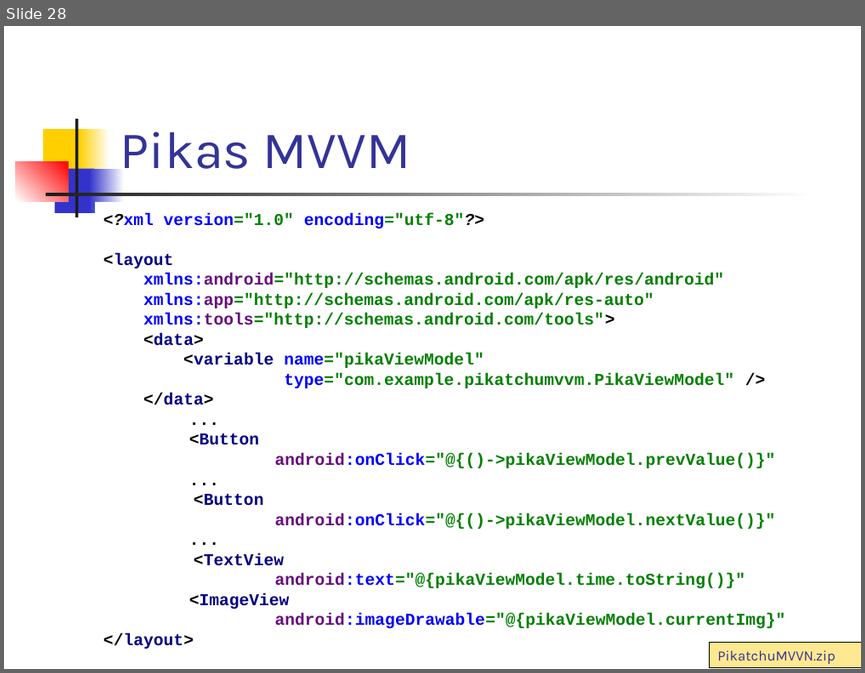
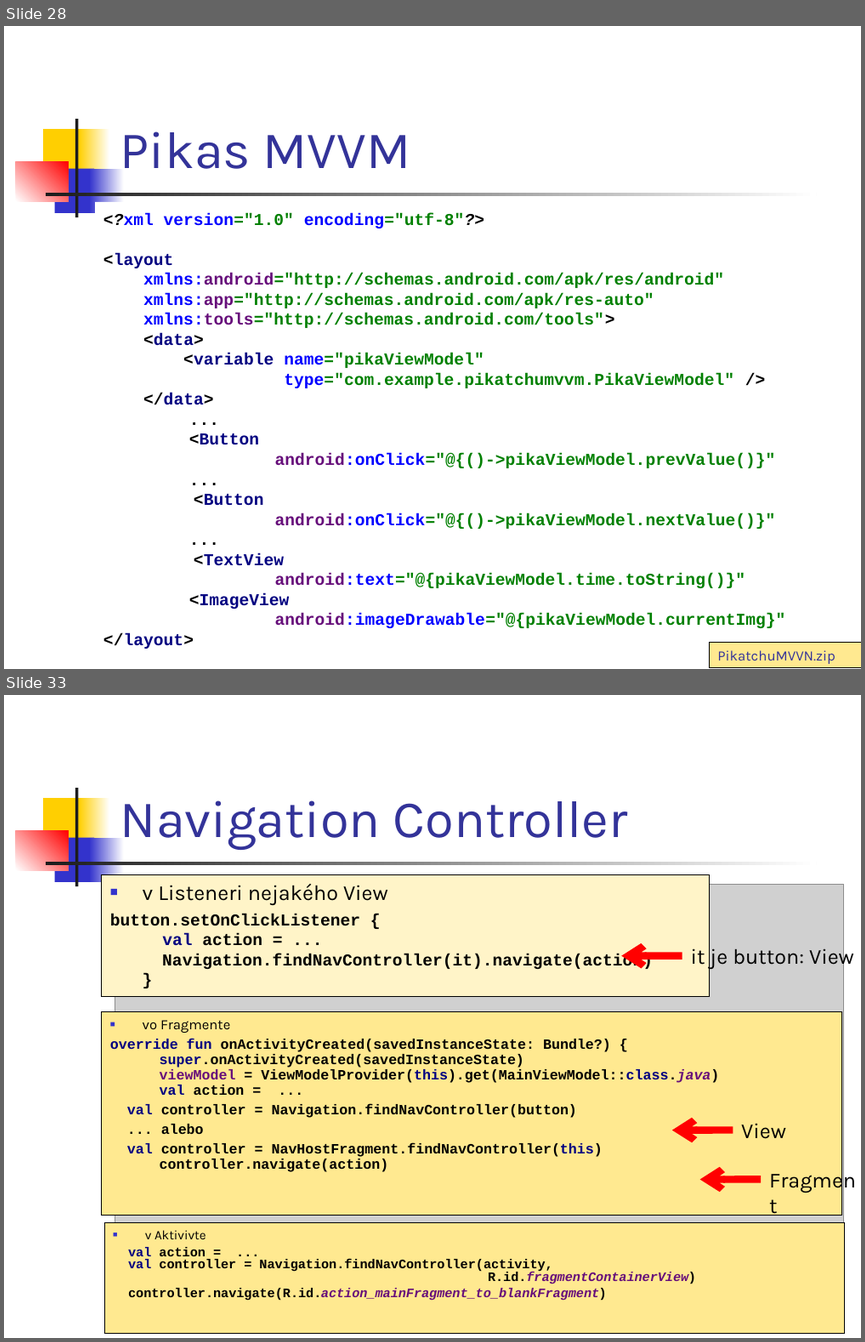
Before and after one commit to vmandro/Prednasky, a slide deck: 07/07_Android.ppt. Shown one above the other, each under a label of ours: slide 28 before the commit, slides 28 and 33 after it; the slides between them are not shown. The pictures are 865x673 and 865x1342 pixels, drawn with LibreOffice and Linux fonts; fonts in the diff are those of the drawing; grey boxes stand for pictures. Boxes give left, top, right and bottom in pixels: in the first picture for what was removed or moved away, otherwise in the second. Text is boxed around its words. In the diff, an @@ line names an element or a change of style, - is before the commit and + after.

```diff
--- a/07/07_Android.ppt
+++ b/07/07_Android.ppt
@@ slide 33 added at (x1=4, y1=695, x2=861, y2=1338), background #FFFFFF; not listed: 7 template elements that a slide beside it also shows @@
@@ rectangle added at (x1=4, y1=699, x2=21, y2=733), fill #FFFFFF @@
@@ title added at (x1=120, y1=800, x2=628, y2=850), 44 pt, text #333399 @@
+Navigation Controller
@@ rectangle added at (x1=102, y1=875, x2=710, y2=997), fill #FFF4C8, outline #000000 0.74 pt, 14 pt, text #000000, bold @@
+■ v Listeneri nejakého View
+button.setOnClickListener {
+val action = ...
+Navigation.findNavController(it).navigate(action)
+}
@@ picture added at (x1=114, y1=885, x2=843, y2=1270) @@
@@ text added at (x1=691, y1=944, x2=854, y2=969), 18 pt, text #000000 @@
+it je button: View
@@ arrow added from (681, 955) to (621, 955), #FF0000 6.01 pt @@
@@ rectangle added at (x1=102, y1=1011, x2=842, y2=1214), fill #FFE990, outline #000000 0.74 pt, 11.9 pt, text #000000, bold @@
+■ vo Fragmente
+override fun onActivityCreated(savedInstanceState: Bundle?) {
+super.onActivityCreated(savedInstanceState)
+viewModel = ViewModelProvider(this).get(MainViewModel::class.java)
+val action = ...
+val controller = Navigation.findNavController(button)
+... alebo
+val controller = NavHostFragment.findNavController(this)
+controller.navigate(action)
@@ text added at (x1=741, y1=1123, x2=786, y2=1139), 18 pt, text #000000 @@
+View
@@ arrow added from (733, 1129) to (672, 1130), #FF0000 6.01 pt @@
@@ text added at (x1=760, y1=1162, x2=861, y2=1222), 18 pt, text #000000 @@
+Fragment
@@ arrow added from (760, 1179) to (699, 1179), #FF0000 6.01 pt @@
@@ rectangle added at (x1=104, y1=1222, x2=845, y2=1333), fill #FFE990, outline #000000 0.74 pt, 10.8 pt, text #000000, bold @@
+■ v Aktivivte
+val action = ...
+val controller = Navigation.findNavController(activity,
+R.id.fragmentContainerView)
+controller.navigate(R.id.action_mainFragment_to_blankFragment)
```
Also in this commit, not shown: 1 slide changed, 10 other slides added, 1 slide removed, 1 other file.
